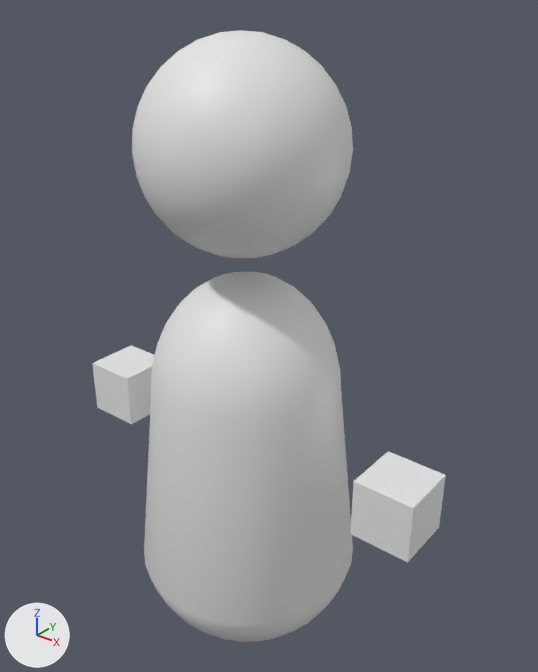
An edit to the Blender file Assets/Art/Models/Unit/Humanoid Base.blend, drawn before and after from the same camera.
The view is the same before and after, from a camera (50 mm lens) standing at (3.59, -4.18, 5.65) and looking at (0.07, 0.22, 2.92). Arrows for +X, +Y and +Z are at lower left; the lights stay in place.

In view in the first picture: 'Base', 'Left Hand', 'Right Hand'.
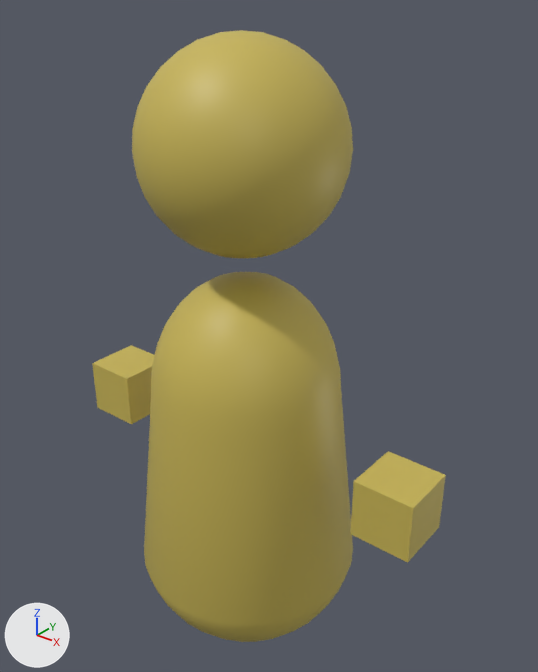
Diff of the bpy script that builds the scene:
```diff
--- a/Assets/Art/Models/Unit/Humanoid Base.blend.py
+++ b/Assets/Art/Models/Unit/Humanoid Base.blend.py
@@ img_palette_png @@
+img_palette_png = load_image('palette.png', '../../palette.png', 7, 10, 'sRGB')
@@ mat_material @@
 mat_material = principled_material('Material')
-mat_material.base_color = (0.8, 0.8, 0.8)  # white #e7e7e7
+mat_material.texture = img_palette_png
@@ me_base @@
 me_base.from_pydata(...)  # 964 vertices, 1024 faces; spans x -0.98..0.98, y -0.98..0.98, z 0.0..5.3
 # used by ob_base; location = (0.0, 0.0, 0.0)
+# me_base part 1: texture (UV) coordinates of 1024 of 1024 faces, centred in x -0.94..0.94, y -0.94..0.94, z 0.01..5.29, changed; they spanned u 0.0..1.0, v 0.0..1.0 and now span u 0.63..0.63, v 0.13..0.13
 me_base.materials.append(mat_material)
```

Changed parts and their boxes (x1, y1, x2, y2) in the pictures (538 x 672 px):
'Base', surface changed (grey to yellow): (132, 30, 353, 642) in both
'Left Hand', surface changed (white to yellow): (350, 451, 446, 563) in both
'Right Hand', surface changed (grey to yellow): (92, 345, 155, 424) in both
